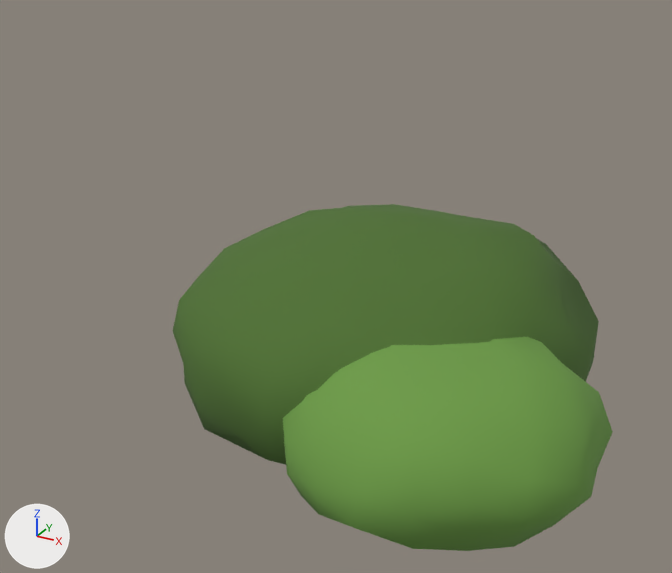
Renders of the glTF model assets/models/bush.glb from each side of a commit.
The view is the same before and after, from a 50 mm lens placed at (1.13, -2.194, 1.629), pointed at (-0.07, -0.013, 0.539). Lighting does not change. The marker at lower left points along +X, +Y and +Z. The picture after the commit comes second.

In view in the first picture: 'geometry_0'.
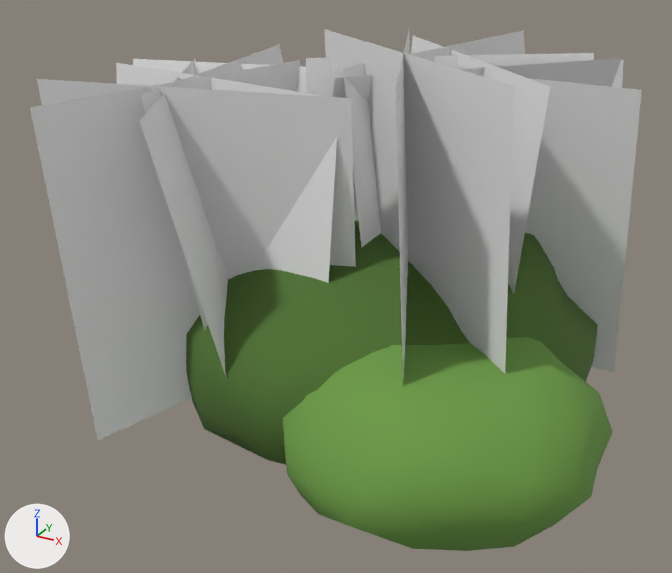
Commit message: Update assets/models/bush.glb and bush_flower.glb

Patch to the scene script:
```diff
--- a/assets/models/bush.glb.py
+++ b/assets/models/bush.glb.py
@@ mat_alpha_leaf @@
+mat_alpha_leaf = principled_material('alpha_leaf')
+mat_alpha_leaf.base_color = (0.8, 0.8, 0.8)  # white #e7e7e7
+mat_alpha_leaf.roughness = 0.95
@@ me_geometry_1 @@
+me_geometry_1.from_pydata(...)  # 56 vertices, 28 faces; spans x -0.815..0.675, y -0.676..0.802, z 0.268..1.237
+me_geometry_1.materials.append(mat_alpha_leaf)  # its picture is missing
@@ ob_geometry_1 @@
+ob_geometry_1 = bpy.data.objects.new('geometry_1', me_geometry_1)
+ob_geometry_1.location = (0.0, 0.0, 0.0)
```

Boxes [x1, y1, x2, y2] around the edits, measured in the pictures (672 x 573 px):
'geometry_1', added: after [30, 29, 642, 440]
